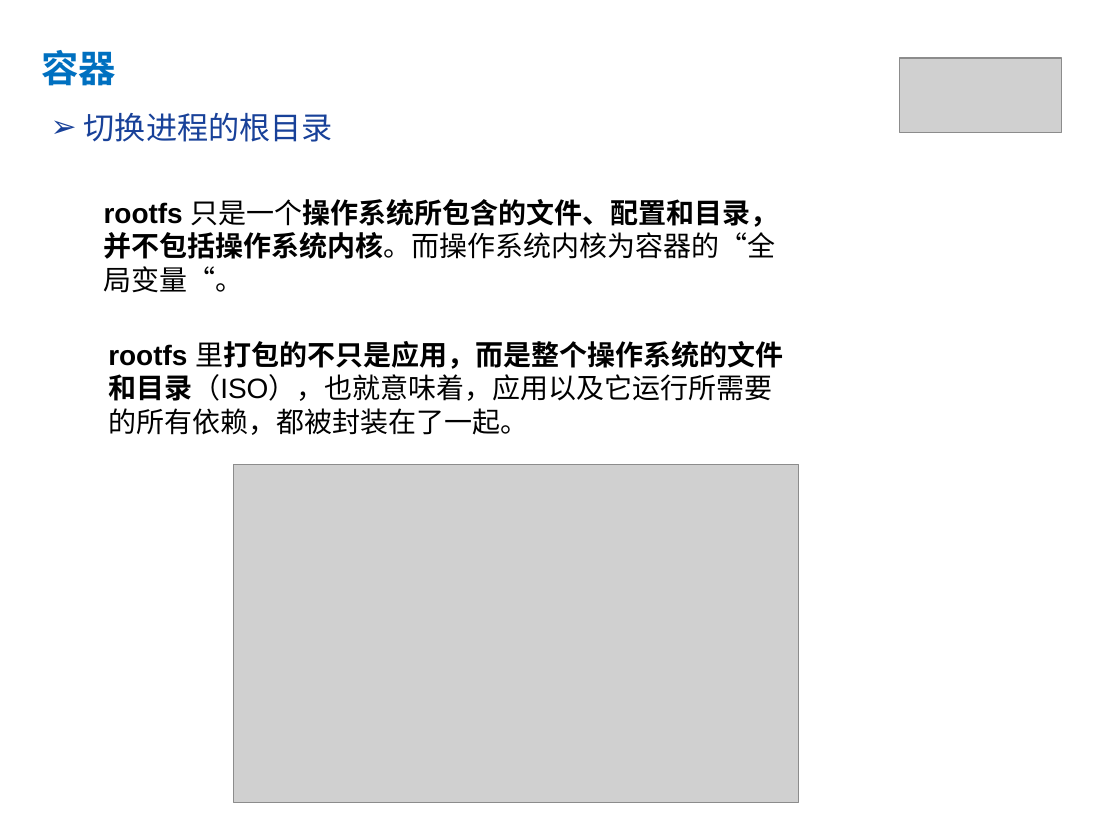
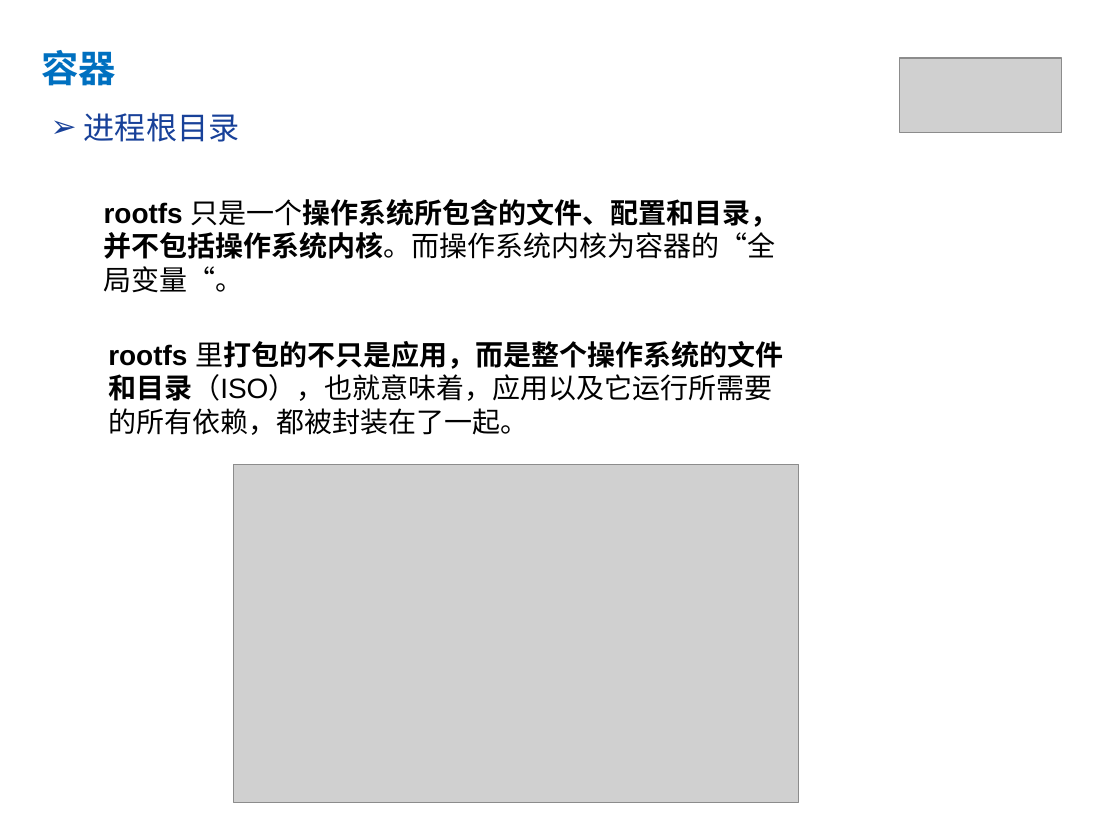
Before and after one commit to yubowen0525/k8s_from_basic_to_advanced, a slide deck: slide 11 of lession1/kubernetes第一课.pptx. Drawn at 1120x840 pixels with LibreOffice and Linux fonts; fonts in the diff are those of the drawing; grey boxes stand for pictures. Boxes give left, top, right and bottom in pixels: in the first picture for what was removed or moved away, otherwise in the second. Text is boxed around its words. In the diff, an @@ line names an element or a change of style, - is before the commit and + after.

```diff
--- a/lession1/kubernetes第一课.pptx
+++ b/lession1/kubernetes第一课.pptx
@@ text at (84, 113, 240, 142): text changed @@
-➢ 切换进程的根目录
+➢ 进程根目录
```
Also in this commit, not shown: 1 other slide changed, 3 other files.
